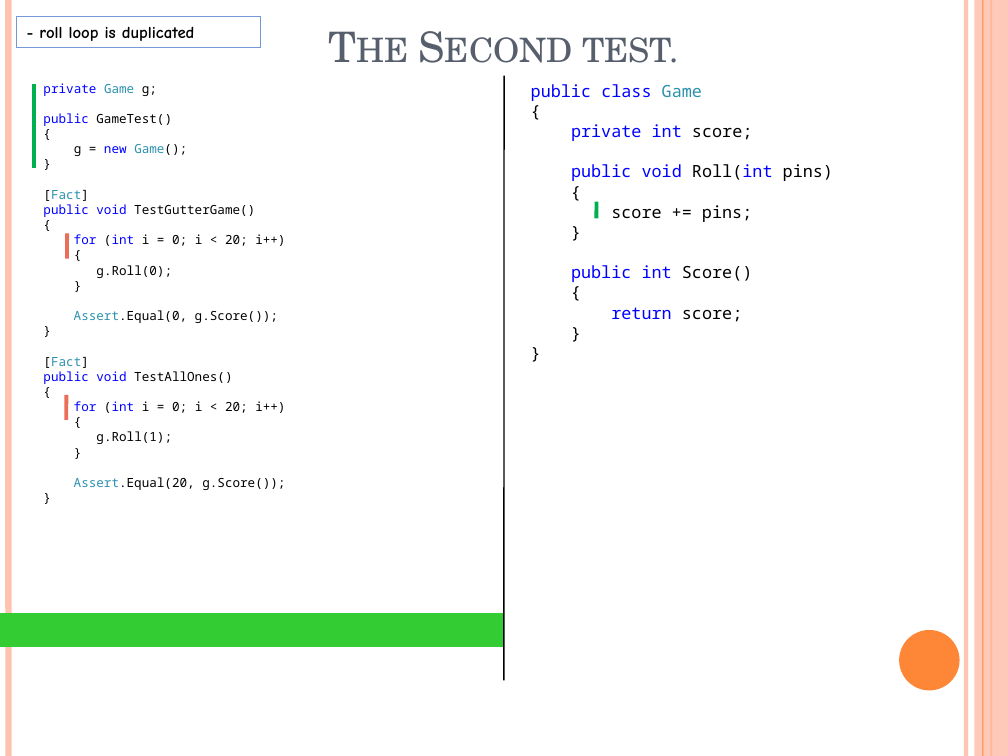
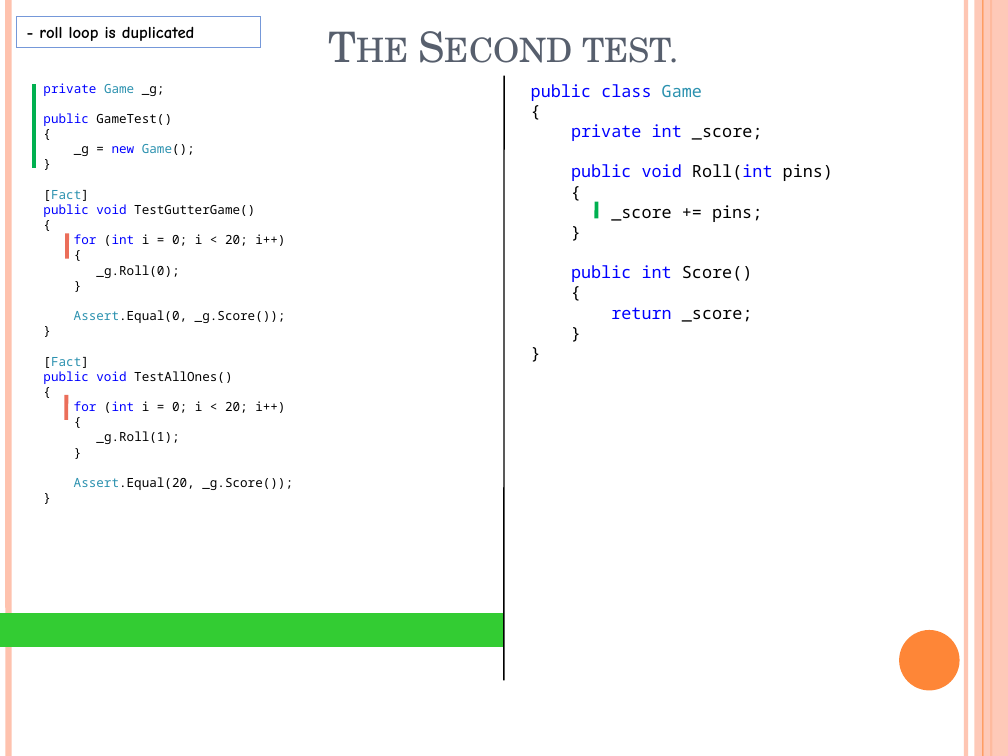
Before and after one commit to nielsruys/workshop-unit-testing, a slide deck: slide 22 of TDD/BowlingGameKata.pptx. Drawn at 1008x756 pixels with LibreOffice and Linux fonts; fonts in the diff are those of the drawing. Boxes give left, top, right and bottom in pixels: in the first picture for what was removed or moved away, otherwise in the second. Text is boxed around its words. In the diff, an @@ line names an element or a change of style, - is before the commit and + after.

```diff
--- a/TDD/BowlingGameKata.pptx
+++ b/TDD/BowlingGameKata.pptx
@@ text at box(43, 83, 165, 96): text changed @@
-private Game g;
+private Game _g;
@@ text at box(74, 144, 195, 156): text changed @@
-g = new Game();
+_g = new Game();
@@ text at box(571, 124, 763, 141): text changed @@
-private int score;
+private int _score;
@@ text at box(611, 205, 762, 222): text changed @@
-score += pins;
+_score += pins;
@@ text at box(96, 265, 179, 278): text changed @@
-g.Roll(0);
+_g.Roll(0);
@@ text at box(74, 310, 286, 323): text changed @@
-Assert.Equal(0, g.Score());
+Assert.Equal(0, _g.Score());
@@ text at box(611, 307, 753, 322): text changed; text colour #0000FF to #000000 @@
-return score;
+return _score;
@@ text at box(96, 431, 179, 444): text changed @@
-g.Roll(1);
+_g.Roll(1);
@@ text at box(74, 477, 293, 490): text changed @@
-Assert.Equal(20, g.Score());
+Assert.Equal(20, _g.Score());
```
Also in this commit, not shown: 30 other slides changed, 5 other files.
